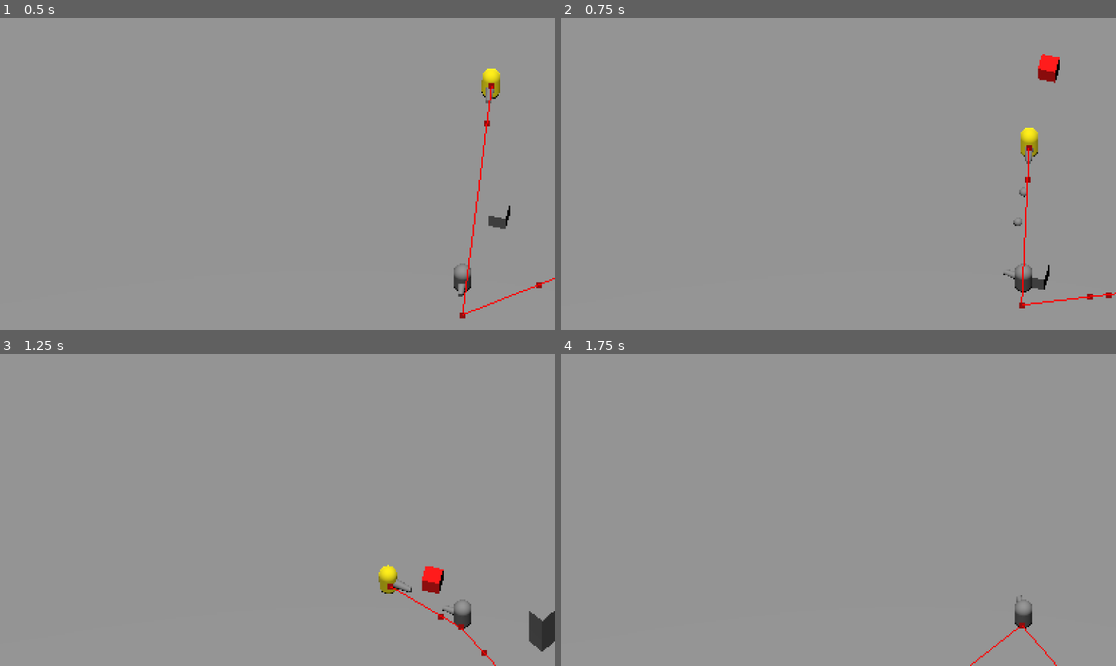
Above: before the commit, frames 1-4 (two rows, left to right).
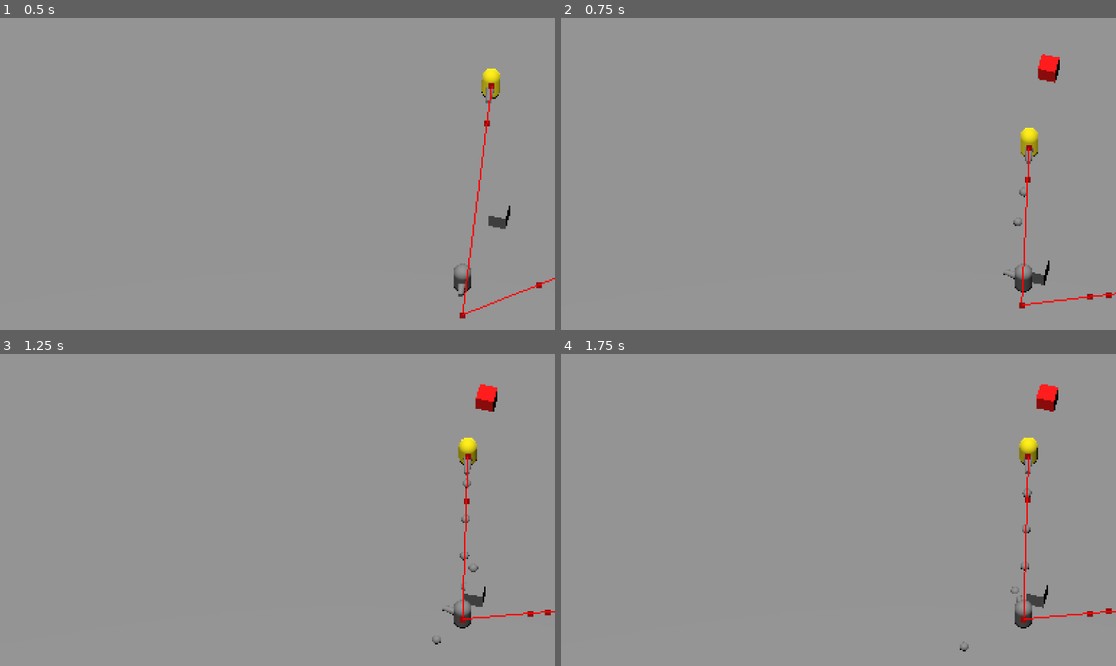
Above: after the commit, the same moments.

Repository: Iussaeus/JameGamePS2024.2
Game: Godot game, scene res://Scenes/TestWorld.tscn
The game is run twice, just before and just after one commit, with the same random seed, the same clock (stepped at 60 frames per second) and the same inputs.
Inputs (mouse positions are in pixels of both pictures, inside the frame that each line leads up to):
- Up to frame 1 (0.5 s): no input
- Up to frame 2 (0.75 s): move the mouse to (810, 236) at 0.52 s; hold W (forward) from 0.53 s (still down); hold E (interact) from 0.53 s (still down)
- Up to frame 3 (1.25 s): keep holding W (forward); keep holding E (interact)
- Up to frame 4 (1.75 s): keep holding W (forward); move the mouse to (1005, 556) at 1.27 s; release E (interact) at 1.28 s; click (1005, 556) at 1.35 s

Frame 1 is identical in both runs. In frame 2, 0.1% of the frame differs, in the area x 84-89%, y 77-88%; in frame 3, 2.2%, in the area x 68-100%, y 9-100%; in frame 4, 1.2%.

Commit message:
small changes

Diff:
--- a/Scenes/Box.tscn
+++ b/Scenes/Box.tscn
@@ -2,9 +2,10 @@
 
 [ext_resource type="PackedScene" uid="uid://bybc1w3bwha5j" path="res://Scenes/Interaction/Interactable.tscn" id="1_5p1gd"]
 [ext_resource type="Script" path="res://Scripts/Box.gd" id="1_tx7t2"]
-[ext_resource type="PackedScene" uid="uid://dmpj587f0puow" path="res://Scenes/HpComponent.tscn" id="3_iun0u"]
+[ext_resource type="PackedScene" path="res://Scenes/HpComponent.tscn" id="3_iun0u"]
 
 [sub_resource type="BoxShape3D" id="BoxShape3D_utikt"]
+size = Vector3(2, 2, 2)
 
 [sub_resource type="BoxMesh" id="BoxMesh_a7htf"]
 
--- a/Scenes/Projectile.tscn
+++ b/Scenes/Projectile.tscn
@@ -1,6 +1,4 @@
-[gd_scene load_steps=4 format=3 uid="uid://wtytkh7f6fgl"]
-
-[ext_resource type="Script" path="res://Scripts/bullet.gd" id="1_cob7m"]
+[gd_scene load_steps=3 format=3 uid="uid://wtytkh7f6fgl"]
 
 [sub_resource type="SphereShape3D" id="SphereShape3D_ard4t"]
 radius = 0.25
@@ -10,10 +8,8 @@
 height = 0.5
 
 [node name="Projectile" type="RigidBody3D"]
-collision_layer = 0
-collision_mask = 7
-mass = 0.01
-script = ExtResource("1_cob7m")
+collision_layer = 2
+collision_mask = 2
 
 [node name="CollisionShape3D" type="CollisionShape3D" parent="."]
 shape = SubResource("SphereShape3D_ard4t")
Not shown: 1 places in Scenes/TestWorld.tscn that only renumber resources
